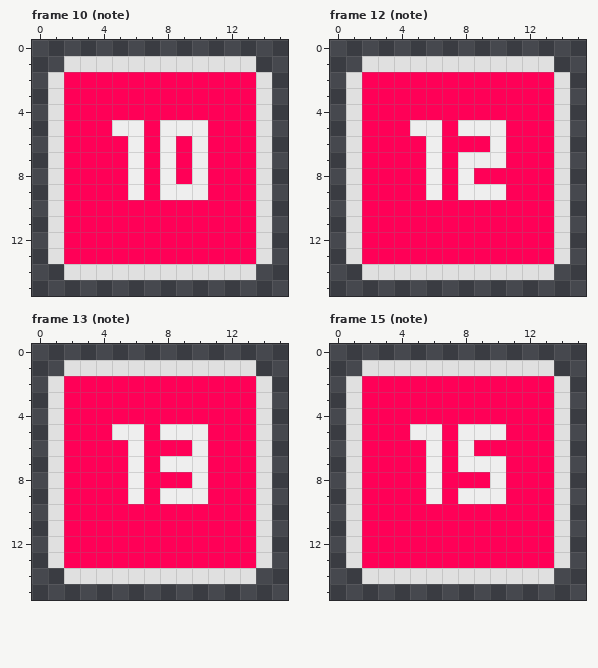
Pixel-art file: Assets/AnimationImporter/note.ase. That is the earlier state.
16x16 pixels, 16 frames. Shown: frame 10 (note), frame 12 (note), frame 13 (note), frame 15 (note). The commit also changed other frames, which this record leaves out.
And afterwards:
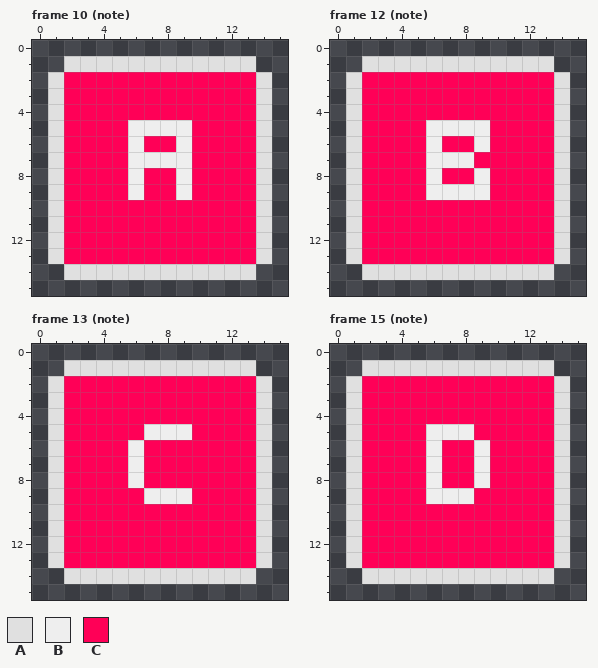
Palette (. is transparent): A #e0e0e0  B #eeeeee  C #ff0057
The exact change:
layer "ladbel letter" added
layer "label" removed
Frame 10 (note):
The edit turns colour C into colour B in row 5 at x 7; in row 6 at x 9; in row 7 at x 7 and 9; in row 8 at x 9.
The edit turns colour B into colour C in row 5 at x 5 and 10; in row 6 at x 8 and 10; in row 7 at x 10; in rows 8 to 9 at x 8 and 10.
Frame 12 (note):
The edit turns colour C into colour B in row 5 at x 7; in row 6 at x 9; in row 7 at x 7; in row 8 at x 9; in row 9 at x 7.
The edit turns colour B into colour C in row 5 at x 5 and 10; in row 6 at x 10; in row 7 at x 9 to 10; in row 8 at x 8; in row 9 at x 10.
Frame 13 (note):
The edit turns colour C into colour B in row 5 at x 7; in row 9 at x 7.
The edit turns colour B into colour C in row 5 at x 5 to 6 and 10; in row 6 at x 10; in row 7 at x 8 to 10; in row 8 at x 10; in row 9 at x 6 and 10.
Frame 15 (note):
The edit turns colour C into colour B in row 5 at x 7; in row 6 at x 9; in row 8 at x 9; in row 9 at x 7.
The edit turns colour B into colour C in row 5 at x 5 and 9 to 10; in row 6 at x 8; in row 7 at x 8 and 10; in row 8 at x 10; in row 9 at x 9 to 10.
Pixel boxes of the changes (left, top, right, bottom) in both pictures:
changed: (112, 120, 208, 200)
changed: (410, 120, 506, 200)
changed: (112, 424, 208, 504)
changed: (410, 424, 506, 504)
